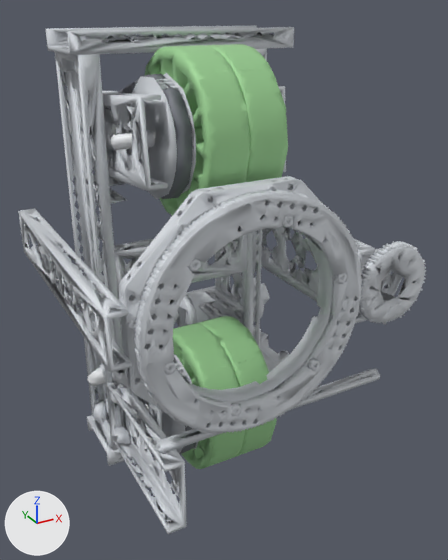
What one commit did to the glTF model cad/advantagescope/Robot_BIOBUZZ/model_2.glb.
The view is the same before and after, from a 50 mm lens placed at (-0.242, -0.494, 0.159), pointed at (-0.055, -0.153, -0.011). The lights are fixed; the arrows at lower left show +X, +Y and +Z. The older version comes first. Vertices at exactly the same position are counted once.

Names of what the first picture shows: 'part_0', 'part_1', 'part_2', 'part_3'.
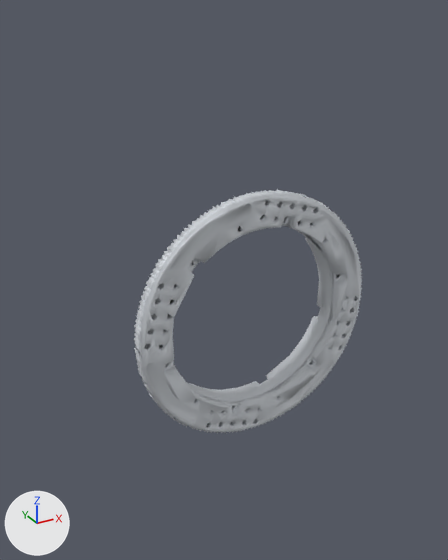
Where the change shows, as pixel boxes [x1, y1, x2, y2] in the pictures (448 x 560 px):
'part_0', reshaped (44% narrower, 52% shorter)
    before: [18, 25, 426, 534]
    after: [134, 189, 363, 434]
'part_1', deleted (green)
    before: [144, 44, 288, 469]
'part_3', deleted (mostly hidden)
    before: [105, 74, 196, 454]
'part_2', deleted (mostly hidden)
    before: [87, 112, 261, 418]
part 1 of me_part_0, deleted
    before: [18, 25, 426, 534]
part 2 of me_part_0, cut back
    before: [134, 258, 201, 420]
    after: [134, 258, 200, 420]

Diff of the bpy script that builds the scene:
```diff
--- a/cad/advantagescope/Robot_BIOBUZZ/model_2.glb.py
+++ b/cad/advantagescope/Robot_BIOBUZZ/model_2.glb.py
@@ me_part_0 @@
 # used by ob_part_0; location = (0.0, 0.0, 0.0)
-me_part_0.from_pydata(...)  # 36973 vertices, 77650 faces; spans x -0.164..0.042, y -0.242..-0.042, z -0.14..0.148
+me_part_0.from_pydata(...)  # 7228 vertices, 14625 faces; spans x -0.151..-0.009, y -0.242..-0.222, z -0.067..0.075
+# me_part_0 part 1: 96 loose pieces with 29489 vertices, spanning x -0.164..0.042, y -0.242..-0.042, z -0.14..0.148, are deleted
+# me_part_0 part 2
+# 256 vertices are removed from x -0.138..-0.116, y -0.241..-0.23, z -0.013..0.048
+# 539 faces are deleted
+# 2 vertices move within x -0.136, y -0.237..-0.236, z -0.008
+# 35 new faces join them
+# other edits to the shape of me_part_0 do not show in these pictures
 me_part_0.materials.append(mat_material_0)
@@ ob_part_1 @@
-ob_part_1 = bpy.data.objects.new('part_1', me_part_1)
-ob_part_1.location = (0.0, 0.0, 0.0)
@@ ob_part_2 @@
-ob_part_2 = bpy.data.objects.new('part_2', me_part_2)
-ob_part_2.location = (0.0, 0.0, 0.0)
@@ ob_part_3 @@
-ob_part_3 = bpy.data.objects.new('part_3', me_part_3)
-ob_part_3.location = (0.0, 0.0, 0.0)
```
